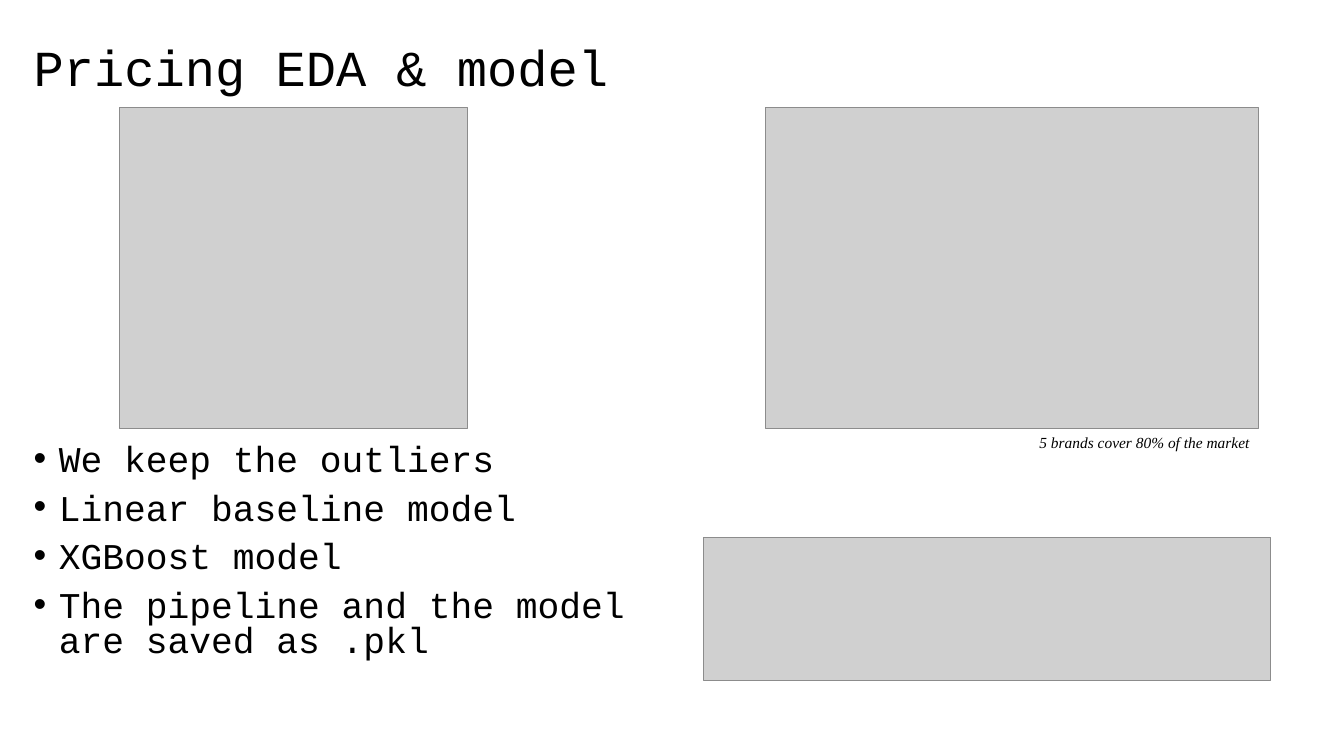
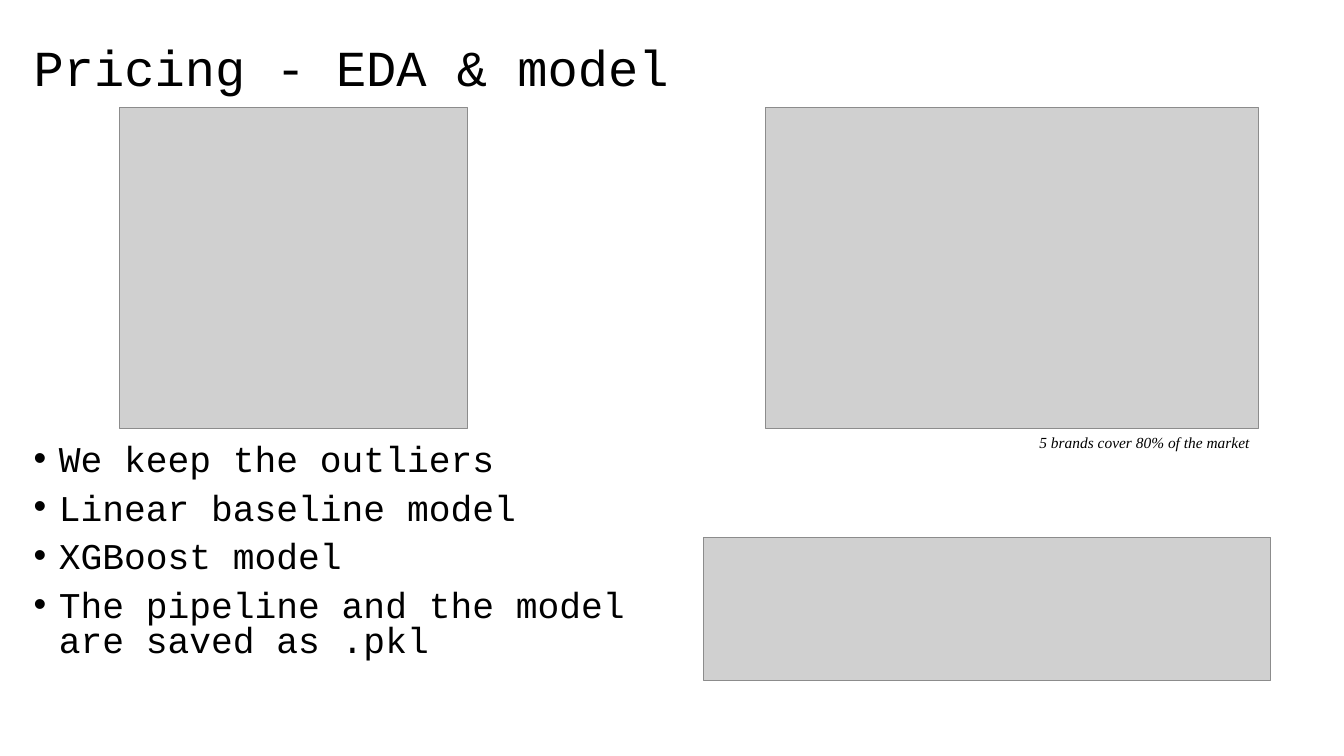
Before and after one commit to 40tude/02_Data-Science_Fullstack_march_2024, a slide deck: slide 6 of 08_deployment/99_Project_getaround/01_getaround_project.pptx. Drawn at 1344x756 pixels with LibreOffice and Linux fonts; fonts in the diff are those of the drawing; grey boxes stand for pictures. Boxes give left, top, right and bottom in pixels: in the first picture for what was removed or moved away, otherwise in the second. Text is boxed around its words. In the diff, an @@ line names an element or a change of style, - is before the commit and + after.

```diff
--- a/08_deployment/99_Project_getaround/01_getaround_project.pptx
+++ b/08_deployment/99_Project_getaround/01_getaround_project.pptx
@@ title at <box>34,49,668,97</box>: text changed @@
-Pricing EDA & model
+Pricing - EDA & model
```
Also in this commit, not shown: 8 other slides changed, 1 slide added, 3 other files.
